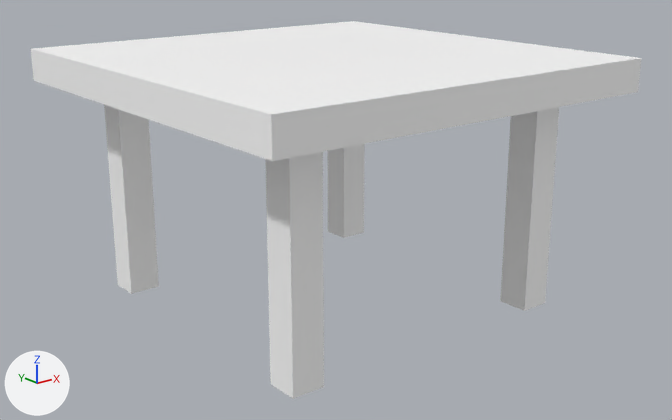
A saved change to the glTF model assets/synty/simple_fantasy_interiors/models/SM_Prop_Table_02.glb.
Before and after are seen from a 50 mm lens placed at (-0.0296, -0.0379, 0.0199), pointed at (0.0001, -0.0007, 0.005). Lighting does not change. The marker at lower left points along +X, +Y and +Z.

In view in the first picture: 'SM_Prop_Table_02'.
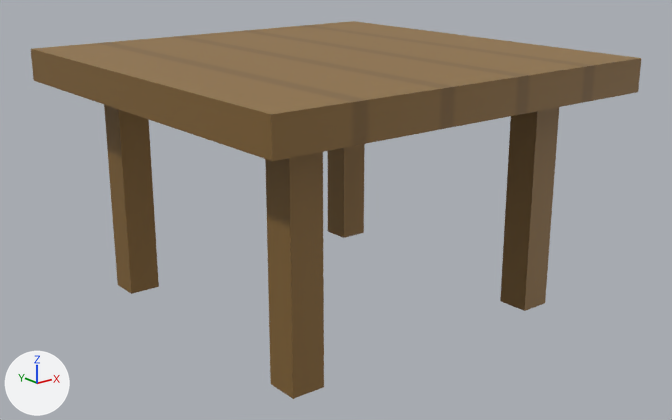
Boxes (x1, y1, x2, y2) around the edits, measured in the pictures (672 x 420 px):
```json
{"object": "SM_Prop_Table_02", "change": "surface changed", "before": [31, 21, 641, 399], "after": [31, 21, 641, 399], "on screen": "white to brown"}
```

Edits to the scene script, one JSON object a line:
```json
{"op": "add", "block": "img_simplefantasyinteriorstexture", "code": ["img_simplefantasyinteriorstexture = load_image('SimpleFantasyInteriorsTexture', '_unpacked/SimpleFantasyInteriorsTexture', 1024, 1024, 'sRGB')"]}
{"op": "remove", "block": "mat_lambert1", "code": "mat_lambert1.base_color = (1.0, 1.0, 1.0)  # white #ffffff"}
{"op": "add", "block": "mat_lambert1", "code": "mat_lambert1.texture = img_simplefantasyinteriorstexture"}
```
